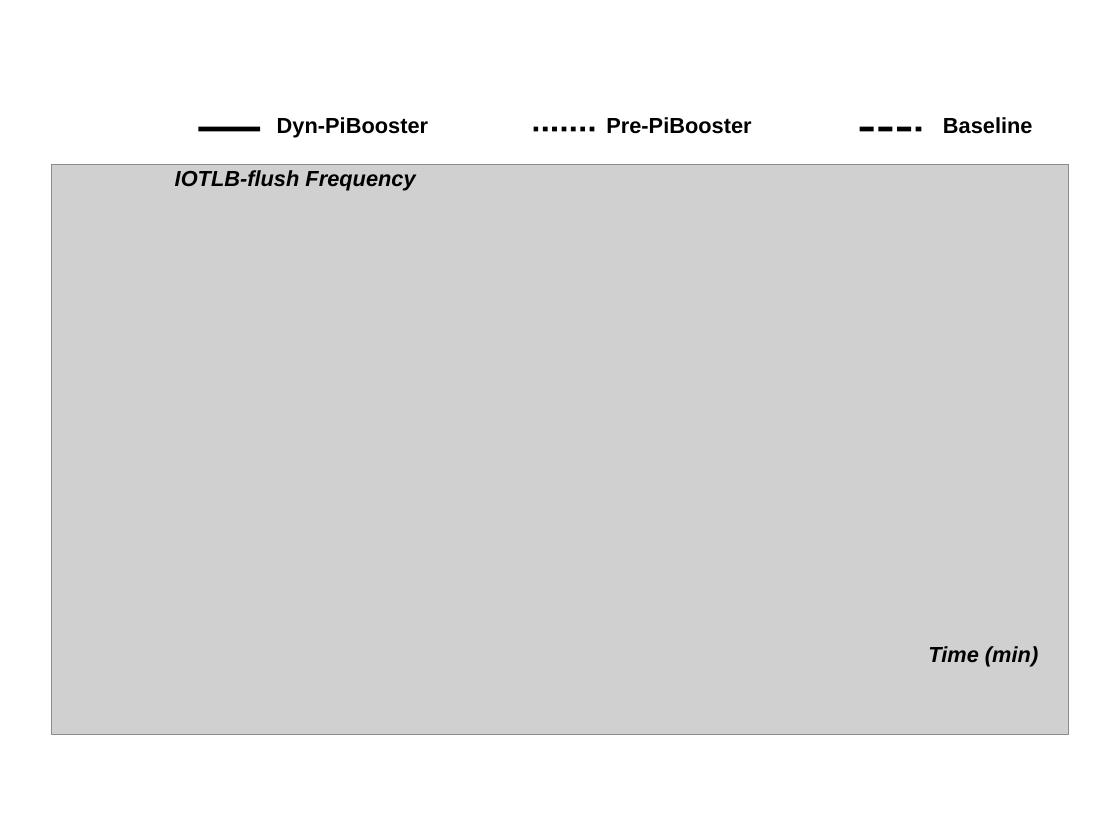
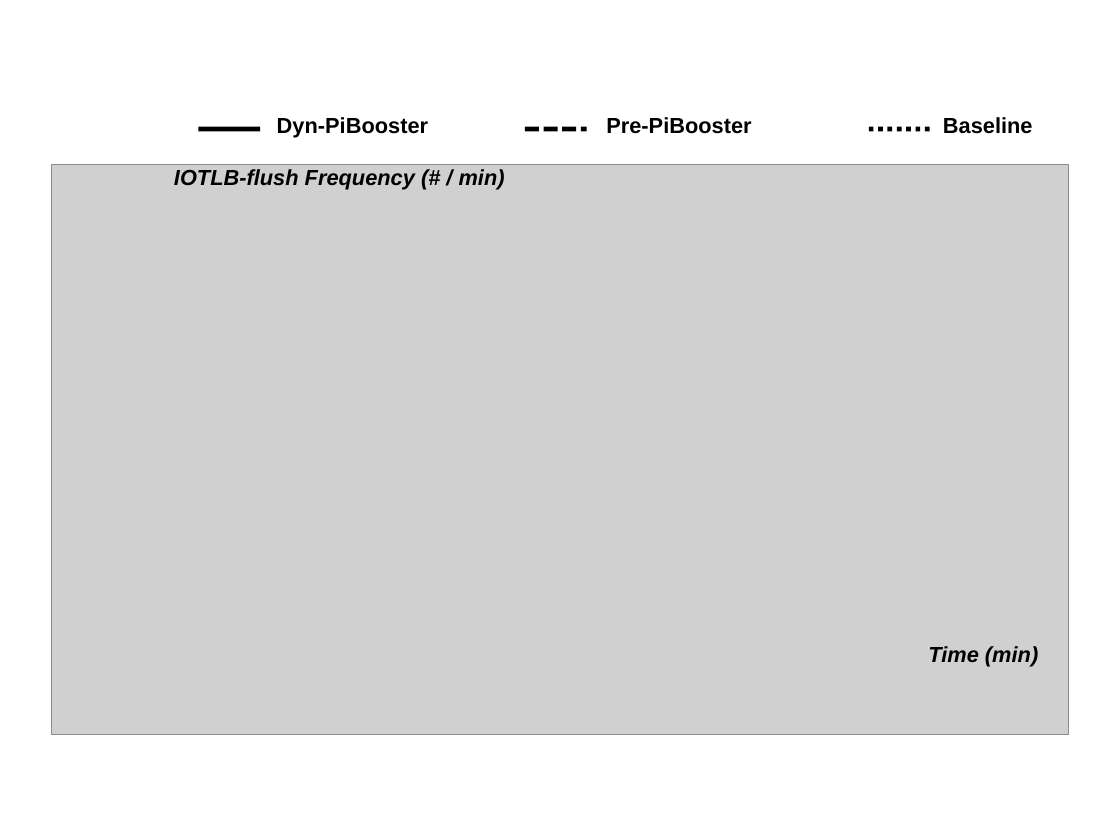
Before and after one commit to strongerwill/FastIO, a slide deck: slide 1 of doc/paper/image/micro/micro_benchmark.ppt. Drawn at 1120x840 pixels with LibreOffice and Linux fonts; fonts in the diff are those of the drawing; grey boxes stand for pictures. Boxes give left, top, right and bottom in pixels: in the first picture for what was removed or moved away, otherwise in the second. Text is boxed around its words. In the diff, an @@ line names an element or a change of style, - is before the commit and + after.

Commit message:
update iotlb flush figure

```diff
--- a/doc/paper/image/micro/micro_benchmark.ppt
+++ b/doc/paper/image/micro/micro_benchmark.ppt
@@ line moved from (860, 129) - (922, 129) to (525, 129) - (587, 129) @@
@@ line moved from (533, 129) - (596, 129) to (869, 129) - (931, 129) @@
@@ text at (x1=174, y1=169, x2=505, y2=190): text changed @@
-IOTLB-flush Frequency
+IOTLB-flush Frequency (# / min)
```
Also in this commit, not shown: 3 other files.
